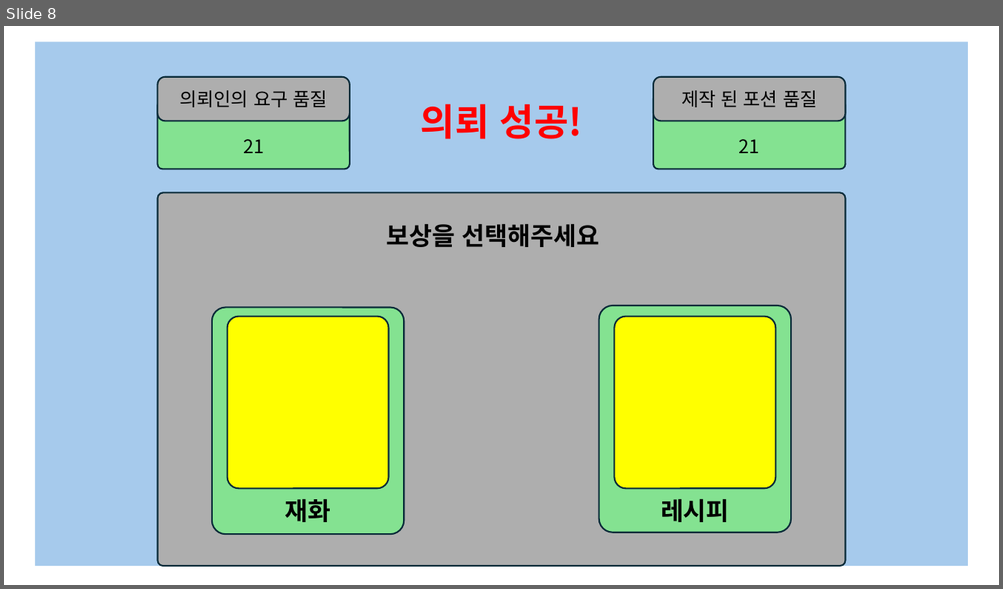
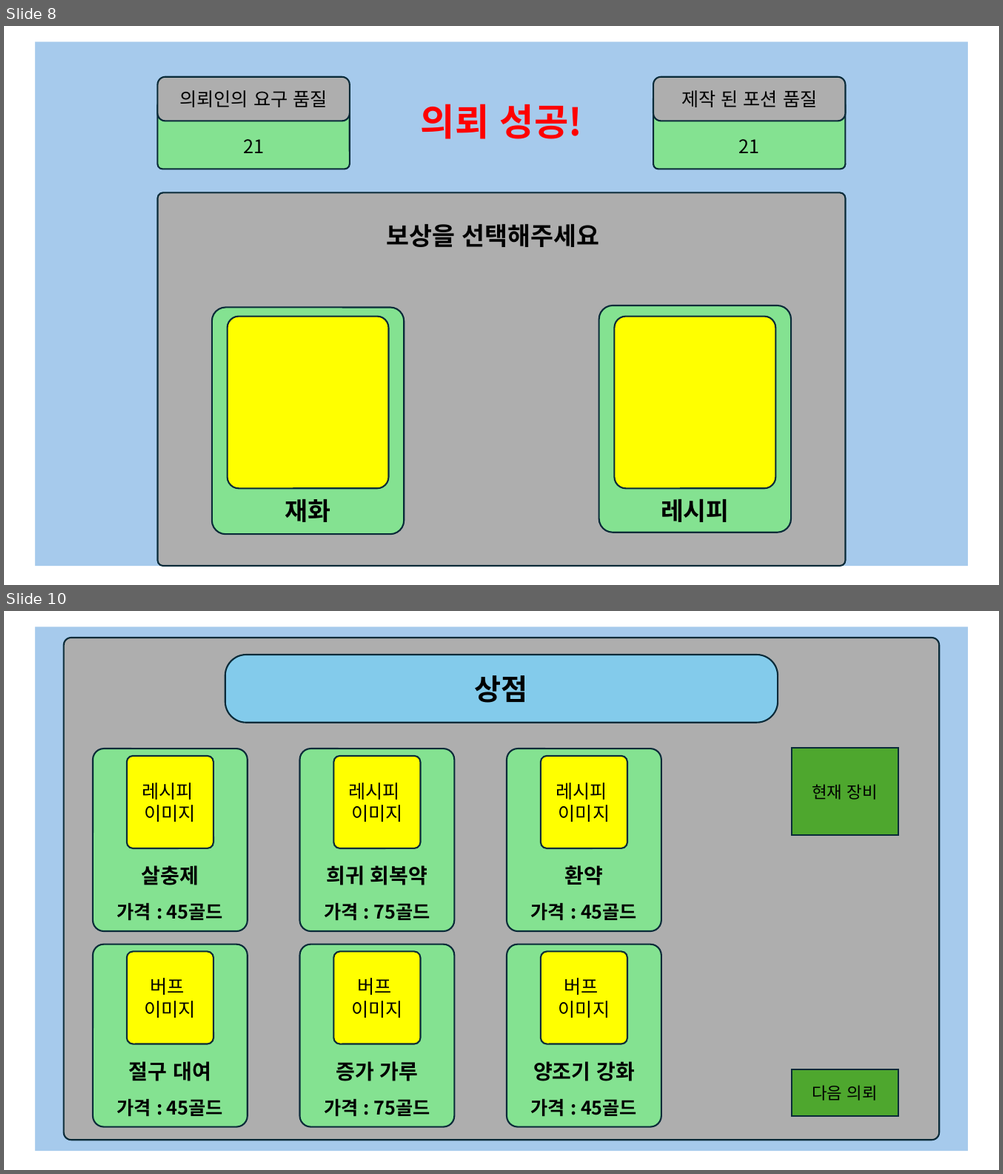
Before and after one commit to gws1017/BlackPotion, a slide deck: document/UI.pptx. Shown one above the other, each under a label of ours: slide 8 before the commit, slides 8 and 10 after it; the slides between them are not shown. The pictures are 1003x589 and 1003x1174 pixels, drawn with LibreOffice and Linux fonts; fonts in the diff are those of the drawing. Boxes give left, top, right and bottom in pixels: in the first picture for what was removed or moved away, otherwise in the second. Text is boxed around its words. In the diff, an @@ line names an element or a change of style, - is before the commit and + after.

```diff
--- a/document/UI.pptx
+++ b/document/UI.pptx
@@ slide 10 added at <box>4,611,999,1170</box>, background #FFFFFF @@
@@ rectangle added at <box>35,627,968,1151</box>, fill #A6CAEC @@
@@ rounded rectangle added at <box>64,638,939,1141</box>, fill #AEAEAE, outline #092A39 1.5 pt @@
@@ rounded rectangle added at <box>225,655,778,723</box>, fill #83CBEB, outline #092A39 1.5 pt, 28 pt, text #000000, bold @@
+상점
@@ rectangle added at <box>791,749,898,835</box>, fill #4EA72E, outline #092A39 1.5 pt, 16 pt, text #000000 @@
+현재 장비
@@ group added at <box>93,749,247,932</box>: 2 rounded rectangles, 2 texts @@
+가격 : 45골드
+레시피
+이미지
+살충제
@@ group added at <box>299,749,454,932</box>: 2 rounded rectangles, 2 texts @@
+가격 : 75골드
+레시피
+이미지
+희귀 회복약
@@ group added at <box>507,749,661,932</box>: 2 rounded rectangles, 2 texts @@
+가격 : 45골드
+레시피
+이미지
+환약
@@ group added at <box>93,945,247,1128</box>: 2 rounded rectangles, 2 texts @@
+가격 : 45골드
+버프
+이미지
+절구 대여
@@ group added at <box>299,945,454,1128</box>: 2 rounded rectangles, 2 texts @@
+가격 : 75골드
+버프
+이미지
+증가 가루
@@ group added at <box>507,945,661,1128</box>: 2 rounded rectangles, 2 texts @@
+가격 : 45골드
+버프
+이미지
+양조기 강화
@@ rectangle added at <box>791,1070,898,1116</box>, fill #4EA72E, outline #092A39 1.5 pt, 16 pt, text #000000 @@
+다음 의뢰
```
Also in this commit, not shown: 1 other slide added, 4 other files.
